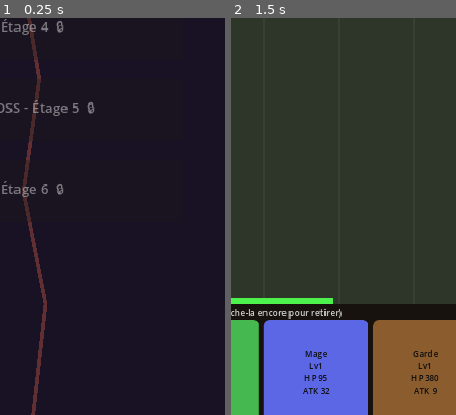
Above: before the commit, frames 1-2 (left to right).
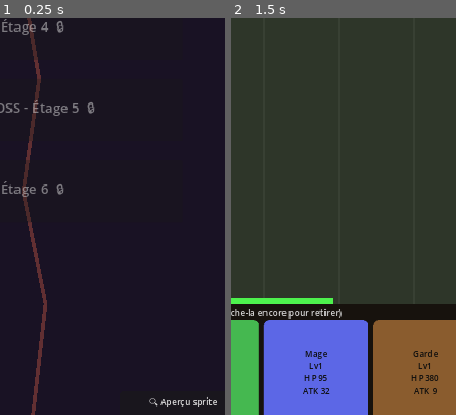
Above: after the commit, the same moments.

Repository: lafmarvin-boop/marvin
Game: Godot game, scene res://scenes/Main.tscn
Two runs of this game, one before a commit and one after it. Both use one fixed random seed, a clock stepped at 60 frames per second and the inputs below.
Inputs (mouse positions are % of the whole screen's width and height, from its top left):
- Up to frame 1 (0.25 s): no input
- Up to frame 2 (1.5 s): click "Étage 1 ▶" at 0.5 s; click (17, 55) at 1.27 s
The pictures show only the part of the screen within x 43-93%, y 48-98%; the shares and areas given below are measured in that part.

The runs differ from the first frame. In frame 1, 0.2% of the frame differs, in the area x 66-97%, y 95-98%; in frame 2, nothing differs.

Commit message:
Add hero M sprite source + size comparison demo screen
Imports the user-provided "Hero M" pixel-art PNG into
assets/sprites/hero_m/source.png so the project can reference it.

Adds a SpriteDemo screen accessible from the dungeon map ("🔍 Aperçu
sprite") that displays the hero at two scales (HD ~180 px vs Mid
~80 px) inside mock battle grids with a slime placeholder for scale,
to help decide which target resolution to commit to.

Removes *.import from .gitignore so per-asset import settings can be
committed alongside textures (Godot 4 convention).

https://claude.ai/code/session_01AWjUvTdpsTP99GGDzuKgNM

Diff:
--- a/game/scripts/DungeonMap.gd
+++ b/game/scripts/DungeonMap.gd
@@ -3,6 +3,7 @@
 # Carte du donjon : progression case par case (style Fissure).
 
 signal battle_requested(floor: int)
+signal sprite_demo_requested
 
 const NODE_SPACING := 130
 const VISIBLE_BEFORE := 1
@@ -62,6 +63,15 @@
 	reset.pressed.connect(_on_reset_pressed)
 	add_child(reset)
 
+	# Bouton "Aperçu sprite" : compare HD vs Mid
+	var demo := Button.new()
+	demo.text = "🔍 Aperçu sprite"
+	demo.position = Vector2(500, 1220)
+	demo.size = Vector2(200, 40)
+	demo.add_theme_font_size_override("font_size", 14)
+	demo.pressed.connect(func() -> void: emit_signal("sprite_demo_requested"))
+	add_child(demo)
+
 func _build_node(floor: int, current: int, y: int) -> void:
 	var is_boss: bool = (floor % 5 == 0)
 	var is_current: bool = (floor == current)
--- a/game/scripts/Main.gd
+++ b/game/scripts/Main.gd
@@ -21,6 +21,16 @@
 	add_child(map)
 	current_screen = map
 	map.battle_requested.connect(_on_battle_requested)
+	map.sprite_demo_requested.connect(_on_sprite_demo_requested)
+	if hud:
+		hud.refresh()
+
+func _on_sprite_demo_requested() -> void:
+	_clear_screen()
+	var demo: Node2D = load("res://scripts/SpriteDemo.gd").new()
+	add_child(demo)
+	current_screen = demo
+	demo.back_pressed.connect(show_dungeon_map)
 	if hud:
 		hud.refresh()
 
--- /dev/null
+++ b/game/scripts/SpriteDemo.gd
@@ -0,0 +1,141 @@
+extends Node2D
+
+# Écran de comparaison : montre le héros M dans deux résolutions
+# pour aider à choisir le format final.
+
+signal back_pressed
+
+const HERO_PATH := "res://assets/sprites/hero_m/source.png"
+
+func _ready() -> void:
+	var bg := ColorRect.new()
+	bg.color = Color(0.10, 0.07, 0.14)
+	bg.size = Vector2(720, 1280)
+	add_child(bg)
+
+	var title := Label.new()
+	title.text = "Comparaison de tailles - Héros M"
+	title.position = Vector2(0, 60)
+	title.size = Vector2(720, 40)
+	title.horizontal_alignment = HORIZONTAL_ALIGNMENT_CENTER
+	title.add_theme_font_size_override("font_size", 26)
+	title.add_theme_color_override("font_color", Color(0.95, 0.95, 1.0))
+	add_child(title)
+
+	var sub := Label.new()
+	sub.text = "Même sprite, deux échelles dans le contexte du jeu"
+	sub.position = Vector2(0, 100)
+	sub.size = Vector2(720, 20)
+	sub.horizontal_alignment = HORIZONTAL_ALIGNMENT_CENTER
+	sub.add_theme_font_size_override("font_size", 14)
+	sub.add_theme_color_override("font_color", Color(0.7, 0.7, 0.85))
+	add_child(sub)
+
+	var tex: Texture2D = null
+	if ResourceLoader.exists(HERO_PATH):
+		tex = load(HERO_PATH)
+
+	# Bloc HD : ~180 px de hauteur, grille 3x2 cells de 200x190
+	_build_demo("HD pixel art (~180 px)", Vector2(40, 150), 180.0, tex, 200, 190, 3, 2)
+
+	# Bloc Mid : ~80 px de hauteur, grille 5x4 cells de 120x100 (taille actuelle du jeu)
+	_build_demo("Mid (~80 px) - taille actuelle", Vector2(40, 720), 80.0, tex, 120, 100, 5, 4)
+
+	if tex == null:
+		var warn := Label.new()
+		warn.text = "⚠ source.png introuvable dans assets/sprites/hero_m/"
+		warn.position = Vector2(0, 1170)
+		warn.size = Vector2(720, 30)
+		warn.horizontal_alignment = HORIZONTAL_ALIGNMENT_CENTER
+		warn.add_theme_color_override("font_color", Color(1, 0.5, 0.5))
+		add_child(warn)
+
+	var back := Button.new()
+	back.text = "← Retour à la carte"
+	back.position = Vector2(20, 1220)
+	back.size = Vector2(220, 50)
+	back.add_theme_font_size_override("font_size", 18)
+	back.pressed.connect(func() -> void: emit_signal("back_pressed"))
+	add_child(back)
+
+func _build_demo(label_text: String, top_left: Vector2, hero_h: float,
+		tex: Texture2D, cell_w: int, cell_h: int, cols: int, rows: int) -> void:
+	var lbl := Label.new()
+	lbl.text = label_text
+	lbl.position = top_left
+	lbl.size = Vector2(640, 28)
+	lbl.add_theme_font_size_override("font_size", 20)
+	lbl.add_theme_color_override("font_color", Color(0.95, 0.85, 0.55))
+	add_child(lbl)
+
+	var grid_origin := top_left + Vector2(20, 40)
+	var hero_placed_in_cell := Vector2i(0, rows - 1)
+	var enemy_cell := Vector2i(cols - 1, rows - 1)
+
+	for r in range(rows):
+		for c in range(cols):
+			var cell_pos: Vector2 = grid_origin + Vector2(c * (cell_w + 4), r * (cell_h + 4))
+			var cell := ColorRect.new()
+			cell.color = Color(0.25, 0.22, 0.20, 0.55)
+			cell.position = cell_pos
+			cell.size = Vector2(cell_w, cell_h)
+			add_child(cell)
+
+			# Bordure subtile
+			var border := ReferenceRect.new()
+			border.position = cell_pos
+			border.size = Vector2(cell_w, cell_h)
+			border.border_color = Color(0.4, 0.35, 0.30, 0.7)
+			border.editor_only = false
+			add_child(border)
+
+			# Place le héros dans la cellule choisie
+			if Vector2i(c, r) == hero_placed_in_cell and tex != null:
+				var sprite := Sprite2D.new()
+				sprite.texture = tex
+				var s: float = hero_h / float(tex.get_height())
+				sprite.scale = Vector2(s, s)
+				sprite.texture_filter = CanvasItem.TEXTURE_FILTER_NEAREST
+				# Pieds du sprite collés au bas de la cellule
+				sprite.position = cell_pos + Vector2(cell_w * 0.5, cell_h - hero_h * 0.5 - 4)
+				add_child(sprite)
+
+				var tag := Label.new()
+				tag.text = "Héros"
+				tag.position = cell_pos + Vector2(0, -18)
+				tag.size = Vector2(cell_w, 16)
+				tag.horizontal_alignment = HORIZONTAL_ALIGNMENT_CENTER
+				tag.add_theme_font_size_override("font_size", 11)
+				tag.add_theme_color_override("font_color", Color(0.7, 0.9, 1.0))
+				add_child(tag)
+
+			# Place un ennemi factice (slime vert) pour l'échelle
+			if Vector2i(c, r) == enemy_cell:
+				var enemy_size: float = hero_h * 0.55
+				var enemy := ColorRect.new()
+				enemy.color = Color(0.45, 0.95, 0.50)
+				enemy.size = Vector2(enemy_size, enemy_size)
+				enemy.position = cell_pos + Vector2(
+					(cell_w - enemy_size) * 0.5,
+					cell_h - enemy_size - 6
+				)
+				add_child(enemy)
+
+				var etag := Label.new()
+				etag.text = "Slime"
+				etag.position = cell_pos + Vector2(0, -18)
+				etag.size = Vector2(cell_w, 16)
+				etag.horizontal_alignment = HORIZONTAL_ALIGNMENT_CENTER
+				etag.add_theme_font_size_override("font_size", 11)
+				etag.add_theme_color_override("font_color", Color(0.7, 1.0, 0.7))
+				add_child(etag)
+
+	var info := Label.new()
+	info.text = "Cellule : %d × %d px   |   Grille : %d × %d   |   Hauteur héros : %d px" % [
+		cell_w, cell_h, cols, rows, int(hero_h)
+	]
+	info.position = top_left + Vector2(20, 40 + rows * (cell_h + 4) + 6)
+	info.size = Vector2(640, 18)
+	info.add_theme_font_size_override("font_size", 12)
+	info.add_theme_color_override("font_color", Color(0.65, 0.65, 0.75))
+	add_child(info)
Binary file added: game/assets/sprites/hero_m/source.png
Not shown, changed: game/.gitignore
